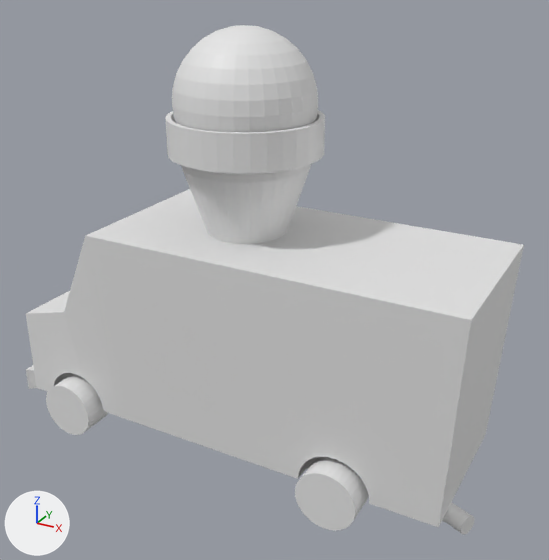
A saved change to the glTF model assets/Truck.glb.
The view is the same before and after, from a 50 mm lens placed at (4.6, -7.66, 6.23), pointed at (0.39, -0.01, 2.4). Every picture has the same lights, and +X, +Y and +Z are marked at lower left. Where no turn or scale is listed for an object, it has been applied to the vertices. Vertices at the same position are counted once.

The scene before the commit, as lines of its bpy script (objects in view):
```python
me_body = bpy.data.meshes.new('body')
me_body.from_pydata(...)  # 966 vertices, 1844 faces; spans x -3.1..3.28, y -1.13..1.13, z 0.07..5.42
me_body.materials.append(mat_material)  # white #e7e7e7
me_wheels = bpy.data.meshes.new('wheels')
me_wheels.from_pydata(...)  # a 32-sided cylinder along y spanning x -2.59..-1.82, y -1.23..-0.77, z -0.02..0.74; a 32-sided cylinder along y spanning x 1.33..2.1, y -1.23..-0.77, z -0.02..0.74; a 32-sided cylinder along y spanning x -2.59..-1.82, y 0.72..1.18, z -0.02..0.74; a 32-sided cylinder along y spanning x 1.33..2.1, y 0.72..1.18, z -0.02..0.74
ob_truckbody = bpy.data.objects.new('TruckBody', me_body)
ob_truckbody.location = (0.0, 0.0, 0.0)
ob_wheels = bpy.data.objects.new('Wheels', me_wheels)
ob_wheels.location = (0.0, 0.0, 0.0)
```
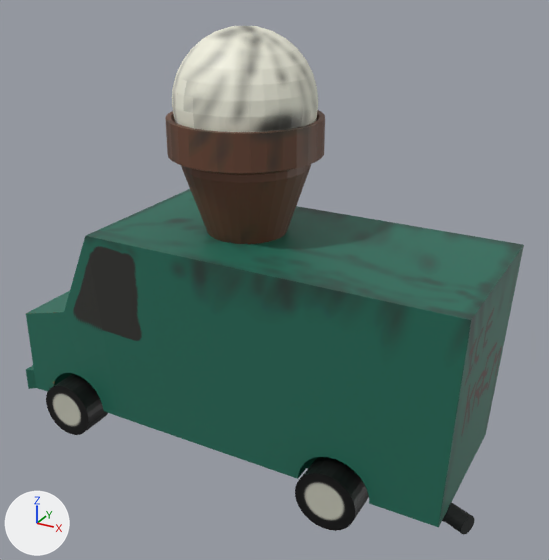
Where the change shows, as pixel boxes (x1, y1, x2, y2) in the pictures (549 x 560 px):
'TruckBody', reshaped
    before: (26, 25, 524, 535)
    after: (26, 26, 524, 535)
'Wheels', recoloured
    both: (46, 374, 369, 531)

The edits, one by one:
Picture 'Wheels' (img_wheels) is new.
Picture 'TruckBody' (img_truckbody) is new.
Material 'Wheels' (mat_wheels) is new.
Its texture is img_wheels.
Material 'TruckBody' (mat_truckbody) is new.
Its texture is img_truckbody.
me_body is used by ob_truckbody; location (0.0, 0.0, 0.0).
me_body had 966 vertices, 1844 faces and spanned x -3.1..3.28, y -1.13..1.13, z 0.07..5.42.
me_body now has 805 vertices, 1462 faces and spans x -3.1..3.28, y -1.13..1.13, z 0.07..5.42.
me_body part 1: 1462 faces spanning x -3.1..3.28, y -1.13..1.13, z 0.07..5.42 switch from mat_material (white #e7e7e7) to mat_truckbody (picture img_truckbody).
me_wheels has 256 vertices, 496 faces and spans x -2.59..2.1, y -1.23..1.18, z -0.02..0.74.
me_wheels now uses material mat_wheels (picture img_wheels).
